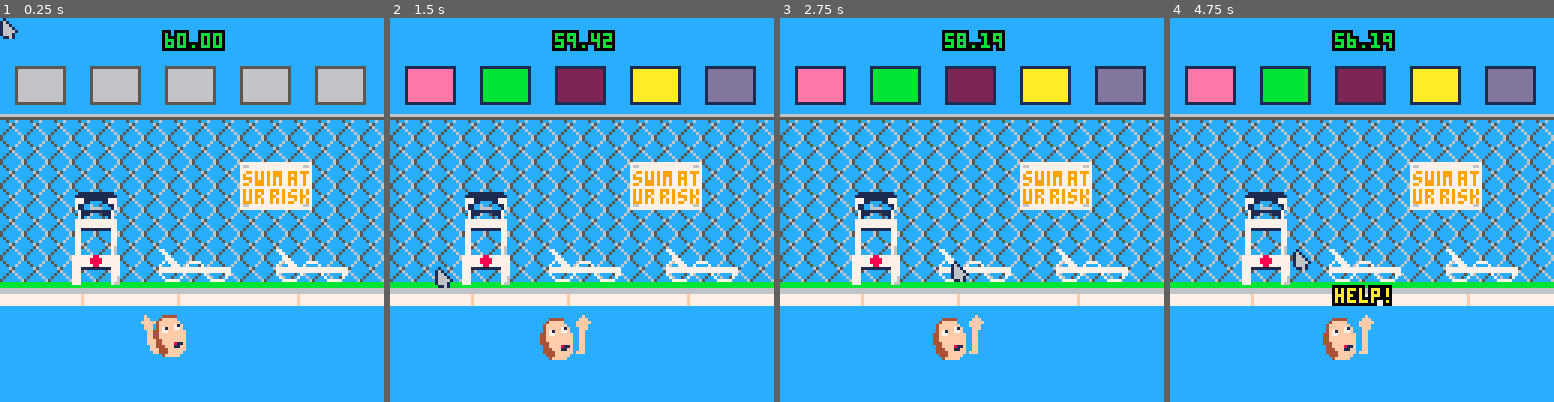
Above: before the commit, frames 1-4 (left to right).
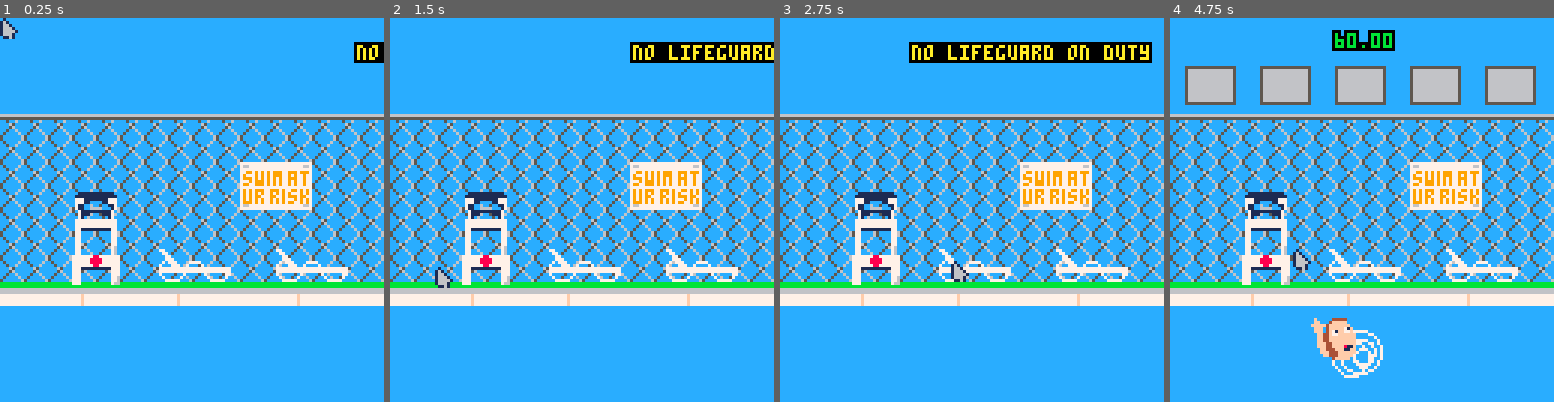
Above: after the commit, the same moments.

Repository: michaeljosephpurdy/2023-summer-game-jam
Game: PICO-8 cartridge no-lifeguards-on-duty.p8
The game is run twice, just before and just after one commit, with the same random seed, the same clock (stepped at 60 frames per second) and the same inputs.
Inputs (mouse positions are in pixels of both pictures, inside the frame that each line leads up to):
- Up to frame 1 (0.25 s): no input
- Up to frame 2 (1.5 s): click (670, 121) at 0.67 s; click (436, 267) at 1.22 s
- Up to frame 3 (2.75 s): click (887, 114) at 1.77 s; click (952, 259) at 2.32 s
- Up to frame 4 (4.75 s): click (1404, 106) at 2.87 s; click (1465, 256) at 3.42 s; click (1231, 102) at 3.97 s; click (1292, 248) at 4.52 s

The runs differ from the first frame. In frame 1, 8.9% of the frame differs, in the area x 3-100%, y 3-89%; in frame 2, 11%; in frame 3, 11%, in the area x 3-97%, y 3-90%; in frame 4, 8.5%.

Commit message:
rename

Diff:
--- a/game.p8
+++ b/no-lifeguards-on-duty.p8
@@ -11,7 +11,7 @@
 function _init()
  log('\n\n\n***')
  mouse.init()
- change_state(state_game)
+ change_state(state_title)
  gameover.init()
  subscribe('gameover',function()
   change_state(state_over)
@@ -37,7 +37,16 @@
   end
   if not textx then textx=120 end
   textx-=30*dt
-  if textx<=16 then textx=16 end
+
+  if not subtextx or
+         subtextx<-320 then
+   subtextx=180
+  end
+  if textx<=16 then
+   subtextx-=40*dt
+   textx=16
+  end
+
  elseif state==state_over then
   gameover.update(dt)
  end
@@ -62,12 +71,13 @@
   spr(229,53,72)
   spr(245,92,80,3,1)
   spr(229,92,72)
+
+  fx.drawtop()
   swimmer.draw()
   draw_actors()
   draw_buttons()
   shark.draw()
   clock.draw()
-  mouse.draw()
  elseif state==state_title then
   map()
   --lifguard chair
@@ -77,65 +87,60 @@
   spr(229,53,72)
   spr(245,92,80,3,1)
   spr(229,92,72)
-  cursor(textx,10)
-  color(1)
-  print('\^i  no lifeguard on duty  ')
-  print('   for 2023 summer jam   ')
-  print('\^i     by mike purdy      ')
-  color(4)
-  cursor(0,100)
+  cursor(textx,9)
+  color(10)
+  print('  \^#no lifeguard on duty')
+
   if not locktitle then
-   print('\^#try to save the drowning swimmer')
-  end
-  if not locktitle and sin(t())<0 then
+   color(2)
+   cursor(textx,18)
+   print('      by mike purdy      ')
+   cursor(textx+2,26)
+   print('  for 2023 summer jam   ')
+   color(7)
+   cursor(subtextx,100)
+   print('\^#try to save the drowning swimmer by clicking the buttons on the top of the screen')
+  end
+  if not locktitle and sin(t())+.5<1 then
    pprint('-click mouse to start-',
     20,119,9,0)
    end
  elseif state==state_over then
   gameover.draw()
  end
+ mouse.draw()
 end
 change_state=function(new_state)
  log('from '..state..' to '..new_state)
  --timed_function.clear()
  local old_state=state
  state=new_state
- if old_state==state_title then
-  if new_state==state_game then
-   swimmer.init()
-   water.init()
-   init_actors()
-   clock.init()
-   fx.init()
-   shark.init()
-   make_buttons()
-   clock.reset()
+ if new_state==state_game then
+  swimmer.init()
+  water.init()
+  init_actors()
+  clock.init()
+  fx.init()
+  shark.init()
+  make_buttons()
+  --reset_buttons()
+  clock.reset()
+  publish('buttons.pause')
+  timed_function.new(function()
    publish('buttons.pause')
-   timed_function.new(function()
-    publish('buttons.pause')
-    clock.start()
-   end,1)
-   return
-  end
-  if new_state==state_title then
-   locktitle=true
-   timed_function.new(function()
-    locktitle=false
-   end,4)
-  end
- elseif old_state==state_game then
-  reset_buttons()
-  if new_state==state_title then
-  	return
-  end
- elseif old_state==state_over then
-  if new_state==state_title then
-   locktitle=true
-   timed_function.new(function()
-    locktitle=false
-   end,1)
-   return
-  end
+   clock.start()
+  end,1)
+  return
+ end
+ if new_state==state_title then
+  locktitle=true
+  local t=4
+  if old_state==state_over then
+   t=1
+  end
+  timed_function.new(function()
+   locktitle=false
+  end,t)
  end
 end
 -->8
@@ -462,6 +467,7 @@
 end
 
 function init_actors()
+ actors={}
  local drone={
   t='drone',
   x=67,y=-20,
@@ -572,7 +578,7 @@
   end
  end
  buoy.draw=function()
-  if buoy.landed then
+  if buoy.landed and not buoy.lifted then
    spr(9,buoy.x-2,buoy.y+2,2,1)
   else
    spr(3,buoy.x,buoy.y,2,2)
@@ -586,7 +592,10 @@
   y=-30,h=2,
  }
  spear.init=function()
+
   if is_actor_active('buoy') then
+   swimmer.addmsg('careful with that!')
+
    local buoy=get_actor('buoy')
    spear.target={
     x=buoy.x+5,
@@ -594,8 +603,13 @@
     w=4,h=4
    }
   else
+   swimmer.addmsg('what are you doing\nwith that spear?')
    spear.target=swimmer
   end
+  spear.latched=true
+  timed_function.new(function()
+   spear.latched=false
+  end,2)
  end
  spear.update=function(dt)
   if spear.latched then return end
@@ -618,6 +632,7 @@
    if collide(spear,target) then
     spear.latched=true
     publish('buttons.pause')
+    swimmer.addmsg('phew, close one')
    end
   end
  end
@@ -658,16 +673,7 @@
    spr(102,helmet.x,helmet.y,2,2)
   end
  end
- --
- subscribe('clicked',function(t)
-  local a=get_actor(t)
-  if a.init then
-   a.init()
-  end
-  if a then
-   a.idle=false
-  end
- end)
+
  local toaster={
   t='toaster',
   dx=200,
@@ -675,7 +681,7 @@
   gravity=25,--50,
   landingzone={
    x=100,
-   y=120,
+   y=140,
    w=40,
    h=40,
   },
@@ -684,34 +690,42 @@
  }
  toaster.init=function()
   if shark.state then
+   log('toaster is safe')
    toaster.safe=true
   else
    swimmer.addmsg("is that a toaster?!\nare you crazy?!")
   end
  end
  toaster.update=function(dt)
+  if toaster.done then
+   return
+  end
   toaster.x+=toaster.dx*dt
   toaster.dy+=toaster.gravity*dt
   toaster.y+=toaster.dy
-  if collide(toaster,toaster.landingzone) then
-   if toaster.safe then
-    timed_function.new(function()
-     shark.dead=true
-     publish('water.shock')
-    end,1)
-    return
-   end
+  if not collide(toaster,toaster.landingzone) then
+   return
+  end
+  if toaster.safe then
    timed_function.new(function()
-    swimmer.addmsg('zzzhzhzzzhz')
-    swimmer.deadface=true
+    log('shark is dead')
+    shark.dead=true
     publish('water.shock')
-   end,2)
-   timed_function.new(function()
-    publish('swimmer.dead','toaster')
-   end,5)
-  end
+    toaster.done=true
+   end,.5)
+   return
+  end
+  timed_function.new(function()
+   swimmer.addmsg('zzzhzhzzzhz')
+   swimmer.deadface=true
+   publish('water.shock')
+  end,2)
+  timed_function.new(function()
+   publish('swimmer.dead','toaster')
+  end,5)
  end
  toaster.draw=function()
+  log('toaster draw')
   spr(11,toaster.x,toaster.y,2,2)
  end
  -- order of added == draw order
@@ -723,12 +737,41 @@
  foreach(actors,function(a)
   a.idle=true
  end)
+ --
+ subscribe('clicked',function(t)
+  local a=get_actor(t)
+  if a.init then
+   a.init()
+  end
+  if a then
+   a.idle=false
+  end
+ end)
  subscribe('actors.lift',function()
-
- end)
+  timed_function.new(function()
+   buoy.lifted=true
+   swimmer.x+=10
+   swimmer.y+=10
+   swimmer.showfullbody=true
+  end,1)
+ end)
+end
+function lift_actors(dy)
+ actors.lifting=true
+ actors.liftingdy=dy
 end
 
 function update_actors(dt)
+ if actors.lifting then
+  local dy=actors.liftingdy
+  get_actor('drone').y+=dy
+  get_actor('buoy').y+=dy
+  get_actor('spear').y+=dy
+  local toaster=get_actor('toaster')
+  if not toaster.idle then
+   toaster.update(dt)
+  end
+ end
  foreach(actors,function(a)
   if a.idle then return end
   a.update(dt)
@@ -738,7 +781,7 @@
 function draw_actors(dt)
  foreach(actors,function(a)
   if a.idle then return end
-  a.draw()
+   a.draw()
  end)
 end
 
@@ -749,8 +792,13 @@
  idle=false,
  x=65,w=8,
  y=105,h=8,
+ lifting=false,
+ showfullbody=false,
+ showhalfbody=false,
  msg='',
  msgtimer=3,
+ dead=false,
+ deadface=false,
  msgs={
   'help!',
   "i can't swim!",
@@ -764,24 +812,30 @@
   swimmer[k]=v
  end
  subscribe('swimmer.saved',function()
-  publish('gameover','win')
+  timed_function.new(function()
+   publish('gameover','win')
+  end,3)
  end)
  subscribe('swimmer.dead',function(cause)
   swimmer.deadsprindex=1
   swimmer.dead=true
-
   if cause=='buoy' then
    swimmer.dead=true
    swimmer.deadsprs={127}
   elseif cause=='toaster' then
    swimmer.dead=true
-   swimmer.deadsprs={100,100,100}
+   swimmer.deadsprs={32,32,32}
   elseif cause=='drone' then
    swimmer.deadsprs={223}
+  elseif cause=='shark' or
+         cause=='spear' then
+   swimmer.dead=true
+   swimmer.deadsprs={32,32,32}
   else
    swimmer.deadsprs={124,125,126,223}
   end
   timed_function.new(function()
+   init_actors()
    publish('gameover',cause)
   end,4)
  end)
@@ -795,6 +849,39 @@
 swimmer.update=function(dt)
  if swimmer.dead then
   swimmer.deadsprindex+=dt
+  if swimmer.deadsprindex>#swimmer.deadsprs then
+   swimmer.deadsprindex=#swimmer.deadsprs
+  end
+  return
+ end
+ if swimmer.lifting then
+  local dy=-15*dt
+  swimmer.y+=dy
+  lift_actors(dy)
+  if actor.showhalfbody then
+  end
+  return
+ end
+ if get_actor('drone').latched then
+  swimmer.lifting=true
+  publish('actors.lift')
+ end
+ swimmer.drawlefthand=sin(t())>.5
+ swimmer.drawrighthand=sin(t())<.5
+ local should_add_splashes =
+  not swimmer.deadface and
+  not get_actor('buoy').landed
+ if should_add_splashes then
+  fx.addsplash(
+   {x=swimmer.x-rnd(10),y=swimmer.y+8})
+  if swimmer.drawlefthand then
+   fx.addsplash(
+    {x=swimmer.x-rnd(2)-12,y=swimmer.y+8})
+  end
+  if swimmer.drawrighthand then
+   fx.addsplash(
+    {x=swimmer.x-rnd(2),y=swimmer.y+6})
+  end
  end
  swimmer.msgtimer-=dt
  if swimmer.msgtimer<0 then
@@ -827,6 +914,14 @@
   y+=sin(t())
   x+=sin(t()+t())
  end
+
+ if swimmer.showfullbody then
+  spr(13,x-6,y-6,2,5)
+  rectfill(70,110,128,128,12)
+ elseif swimmer.showhalfbody then
+  spr(13,x-6,y-6,2,4)
+  rectfill(70,110,128,128,12)
+ end
  -- face needs to change for some
  -- sitations
  if swimmer.deadface then
@@ -849,23 +944,29 @@
  else
   pprint(swimmer.msg,x,y-15,10)
  end
+
  swimmer.draw_hands(x,y)
- if debug then
-  color(8)
-  local br=swimmer.buoyrect
-  rect(br.x,br.y,br.x+br.w,br.y+br.h)
- end
 end
 swimmer.draw_hands=function(x,y)
  -- hands
  -- don't show hands if speared
- if swimmer.deadface then
+ if swimmer.deadface or
+    swimmer.showfullbody or
+    swimmer.showhalfbody then
   return
  end
+
  -- if buoy is landed, then
  -- swimmer should hold onto it
  if get_actor('buoy').landed then
   spr(90,x+6,y,2,1)
+  -- if drone chopped off hands
+  -- then draw stubs
+  if get_actor('drone').cutoffhands then
+   spr(121,x+6,y)
+   return
+  end
+  spr(105,x+6,y-8,1,2)
   return
  end
  -- if drone chopped off hands
@@ -876,9 +977,10 @@
  end
  -- if swimmer is drowning,
  -- flail the hands
- if sin(t())>0 then
+ if swimmer.drawrighthand then
   spr(105,x+6,y-8,1,2)
- else
+ end
+ if swimmer.drawlefthand then
   spr(104,x-8,y-8,1,2)
  end
 end
@@ -1006,6 +1108,10 @@
 --water
 water={}
 water.init=function()
+ water.shock=false
+ water.shocks={}
+ water.bloodspots={}
+ water.blood=false
  water.bloodradius=0
  water.bloodxoffset=0
  water.bloodyoffset=0
@@ -1015,12 +1121,21 @@
  end)
  subscribe('water.blood',function(cause)
   water.blood=true
+  water.bloodcause=cause
   if cause=='drone' then
    water.bloodxoffset=-10
    water.bloodyoffset=5
   elseif cause=='spear' then
    water.bloodxoffset=-5
    water.bloodyoffset=3
+  elseif cause=='shark' then
+   water.blood=false
+   timed_function.new(function()
+    for i=0,100 do
+     add(water.bloodspots,
+      {x=rnd(128),y=rnd(32)+96})
+    end
+   end,1)
   end
  end)
 end
@@ -1050,12 +1165,19 @@
  rectfill(0,96,128,128,12)
  foreach(water.shocks,function(s)
   local sp=flr(rnd()+.5)
-  spr(13+sp,s.x,s.y)
+  spr(35+sp,s.x,s.y)
+ end)
+ foreach(water.bloodspots,function(spot)
+  pset(spot.x,spot.y,8)
  end)
  if water.blood then
-  circfill(swimmer.x+water.bloodxoffset,
-           swimmer.y+water.bloodyoffset,
-           water.bloodradius,8)
+  local x=swimmer.x
+  local y=110
+  if water.bloodcause!='shark' then
+   x=swimmer.x+water.bloodxoffset
+   y=swimmer.y+water.bloodyoffset
+  end
+  circfill(x,y,water.bloodradius,8)
  end
 end
 -->8
@@ -1063,12 +1185,51 @@
 fx={}
 fx.init=function()
  fx.ents={}
+ fx.topents={}
+ fx.splashes=true
+ fx.droneblood=false
+ fx.sharkblood=false
  subscribe('fx.blood',function(cause)
-  fx.droneblood=true
+  if cause=='shark' then
+   fx.sharkblood=true
+  else fx.droneblood=true end
   publish('water.blood',cause)
  end)
 end
+fx.stopsplashes=function()
+ fx.topents={}
+ fx.splashes=false
+end
+fx.addsplash=function(pos)
+ if rnd()>.1 then return end
+ add(fx.topents,{
+  t='splash',
+  x=pos.x,
+  y=pos.y,
+  dx=sin(rnd()),
+  dy=-50-rnd(5),
+  r=2,
+  limit=1,
+ })
+end
 fx.update=function(dt)
+ if swimmer.deadface then
+  fx.topents={}
+ end
+ if fx.sharkblood then
+  for i=0,80 do
+   add(fx.ents,{
+    t='blood',
+    x=swimmer.x-5,
+    y=swimmer.y,
+    dx=rnd(5)-2.5,
+    dy=rnd(100)-5,
+    r=sin(t())+2,
+    gravity=true,
+   })
+   fx.sharkblood=false
+  end
+ end
  if fx.droneblood then
   if rnd(100) > 60 then
    add(fx.ents,{
@@ -1092,6 +1253,14 @@
    del(fx.ents,ent)
   end
  end)
+ foreach(fx.topents,function(ent)
+  if ent.t=='splash' then
+   ent.r+=8*dt
+   if ent.r>9 then
+    del(fx.topents,ent)
+   end
+  end
+ end)
 end
 fx.draw=function()
  foreach(fx.ents,function(ent)
@@ -1099,17 +1268,30 @@
    circfill(ent.x,ent.y,ent.r,8)
   end
  end)
+ if fx.splashes then
+  foreach(fx.topents,function(ent)
+   if ent.t=='splash' then
+    circ(ent.x,ent.y,ent.r,7)
+   end
+  end)
+ end
+end
+fx.drawtop=function()
+
 end
 -->8
+--shark
 shark={}
 shark.init=function()
- shark.x=130
+ shark.x=-20
  shark.y=100
- shark.dx=-20
+ shark.dx=20
  shark.dy=0
  shark.gravity=0
+ shark.state=nil
  subscribe('shark.start',function()
   shark.state='moving'
+  swimmer.addmsg('what\'s that?!\nhurry!!!')
  end)
 end
 shark.update=function(dt)
@@ -1121,15 +1303,23 @@
  shark.dy+=shark.gravity*dt
  shark.y+=shark.dy
  if shark.state=='moving' and
-    shark.x<70 then
+    shark.x>60 then
+  fx.addsplash({
+   x=shark.x,y=shark.y+16
+  })
   shark.state='jump'
   shark.dy=-8
   shark.gravity=20
-  shark.dx=-40
+  shark.dx=40
  end
  if shark.state=='jump' and
     shark.dy>0 then
   shark.state='bite'
+  publish('fx.blood','shark')
+  swimmer.showfullbody=false
+  swimmer.showhalfbody=true
+  swimmer.deadface=true
+  publish('swimmer.dead','shark')
  end
  if shark.state=='dead' then
   shark.gravity+=1
@@ -1144,16 +1334,20 @@
  local y=shark.y
  if shark.state=='jump' then
   spr(64,x,y,3,4)
-  spr(115,x+24,y+24)
-  spr(70,x+0,y+32,4,2)
+  spr(115,x-8,y+24)
+  spr(70,x-8,y+32,4,2)
+  rectfill(60,100,128,128,12)
  end
  if shark.state=='bite' then
-  spr(68,x+8,y,2,2)
+  spr(68,x,y,2,2)
   spr(80,x,y+8)
   spr(96,x,y+16,3,2)
   spr(83,x+8,y+16)
-  spr(115,x+24,y+24)
-  spr(70,x+0,y+32,4,2)
+  spr(115,x-8,y+24)
+  spr(70,x-8,y+32,4,2)
+  if not swimmer.dead then
+   rectfill(60,100,128,128,12)
+  end
  end
  if shark.state=='dead' then
   spr(68,x+8,y,2,2)
@@ -1164,6 +1358,7 @@
   spr(70,x+0,y+32,4,2)
   spr(74,x+16,y+8)
   spr(75,x+16,y+16)
+  rectfill(60,100,128,128,12)
   return
  end
  if shark.state=='moving' then
@@ -1299,13 +1494,143 @@
 
 
 
+…(130 lines of a section not shown)…
 __map__
-2020202020202020202020202020202000000000000000000000000000000000000000000000000000000000000000000000000000000000000000000000000000000000000000000000000000000000000000000000000000000000000000000000000000000000000000000000000000000000000000000000000000000000
-2020202020202020202020202020202000000000000000000000000000000000000000000000000000000000000000000000000000000000000000000000000000000000000000000000000000000000000000000000000000000000000000000000000000000000000000000000000000000000000000000000000000000000
-2020202020202020202020202020202000000000000000000000000000000000000000000000000000000000000000000000000000000000000000000000000000000000000000000000000000000000000000000000000000000000000000000000000000000000000000000000000000000000000000000000000000000000
-2020202020202020202020202020202000000000000000000000000000000000000000000000000000000000000000000000000000000000000000000000000000000000000000000000000000000000000000000000000000000000000000000000000000000000000000000000000000000000000000000000000000000000
-dadadadadadadadadadadadadadadada00000000000000000000000000000000000000000000000000000000000000000000000000000000000000000000000000000000000000000000000000000000000000000000000000000000000000000000000000000000000000000000000000000000000000000000000000000000
-dbdbdbdbdbdbdbdbdbdbdbdbdbdbdbdb00000000000000000000000000000000000000000000000000000000000000000000000000000000000000000000000000000000000000000000000000000000000000000000000000000000000000000000000000000000000000000000000000000000000000000000000000000000
+2020202020202020202020202020202000000000000040414200000000000000000000000000000000000000000000000000000000000000000000000000000000000000000000000000000000000000000000000000000000000000000000000000000000000000000000000000000000000000000000000000000000000000
+2020202020202020202020202020202000000000000050515200000000000000000000000000000000000000000000000000000000000000000000000000000000000000000000000000000000000000000000000000000000000000000000000000000000000000000000000000000000000000000000000000000000000000
+2020202020202020202020202020202000000000000060616200000000000000000000000000000000000000000000000000000000000000000000000000000000000000000000000000000000000000000000000000000000000000000000000000000000000000000000000000000000000000000000000000000000000000
+2020202020202020202020202020202000000000000070717273000000000000000000000000000000000000000000000000000000000000000000000000000000000000000000000000000000000000000000000000000000000000000000000000000000000000000000000000000000000000000000000000000000000000
+dadadadadadadadadadadadadadadada00000000000046474849000000000000000000000000000000000000000000000000000000000000000000000000000000000000000000000000000000000000000000000000000000000000000000000000000000000000000000000000000000000000000000000000000000000000
+dbdbdbdbdbdbdbdbdbdbdbdbdbdbdbdb00000000000056575859000000000000000000000000000000000000000000000000000000000000000000000000000000000000000000000000000000000000000000000000000000000000000000000000000000000000000000000000000000000000000000000000000000000000
 dbdbdbdbdbdbdbdbdbdbdcdddedbdbdb00000000000000000000000000000000000000000000000000000000000000000000000000000000000000000000000000000000000000000000000000000000000000000000000000000000000000000000000000000000000000000000000000000000000000000000000000000000
 dbdbdbdbdbdbdbdbdbdbecedeedbdbdb00000000000000000000000000000000000000000000000000000000000000000000000000000000000000000000000000000000000000000000000000000000000000000000000000000000000000000000000000000000000000000000000000000000000000000000000000000000
 dbdbdbdbdbdbdbdbdbdbdbdbdbdbdbdb00000000000000000000000000000000000000000000000000000000000000000000000000000000000000000000000000000000000000000000000000000000000000000000000000000000000000000000000000000000000000000000000000000000000000000000000000000000
Not shown, changed: 194 lines of the sprite sheet (__gfx__) section of no-lifeguards-on-duty.p8
Not shown, changed: the thumbnail (__label__) section of no-lifeguards-on-duty.p8
